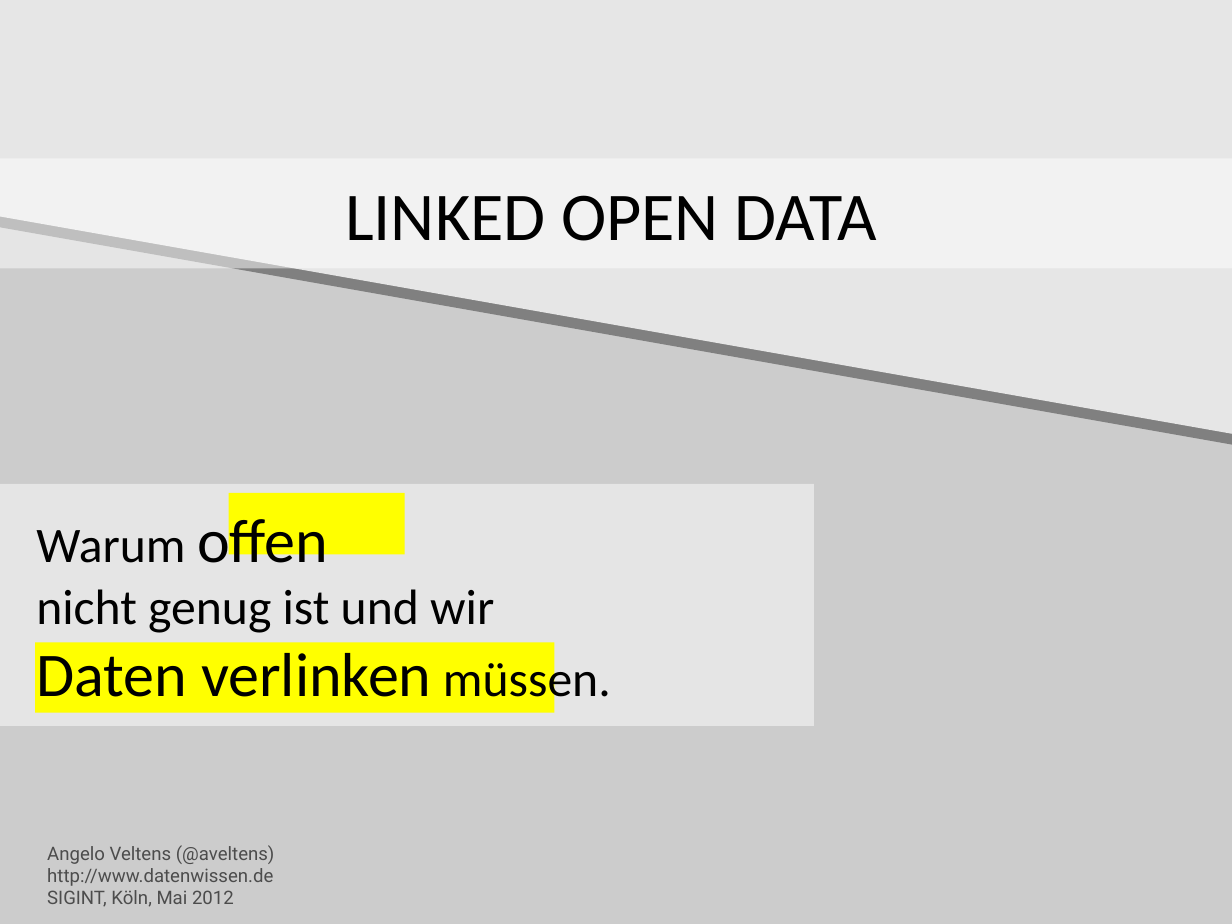
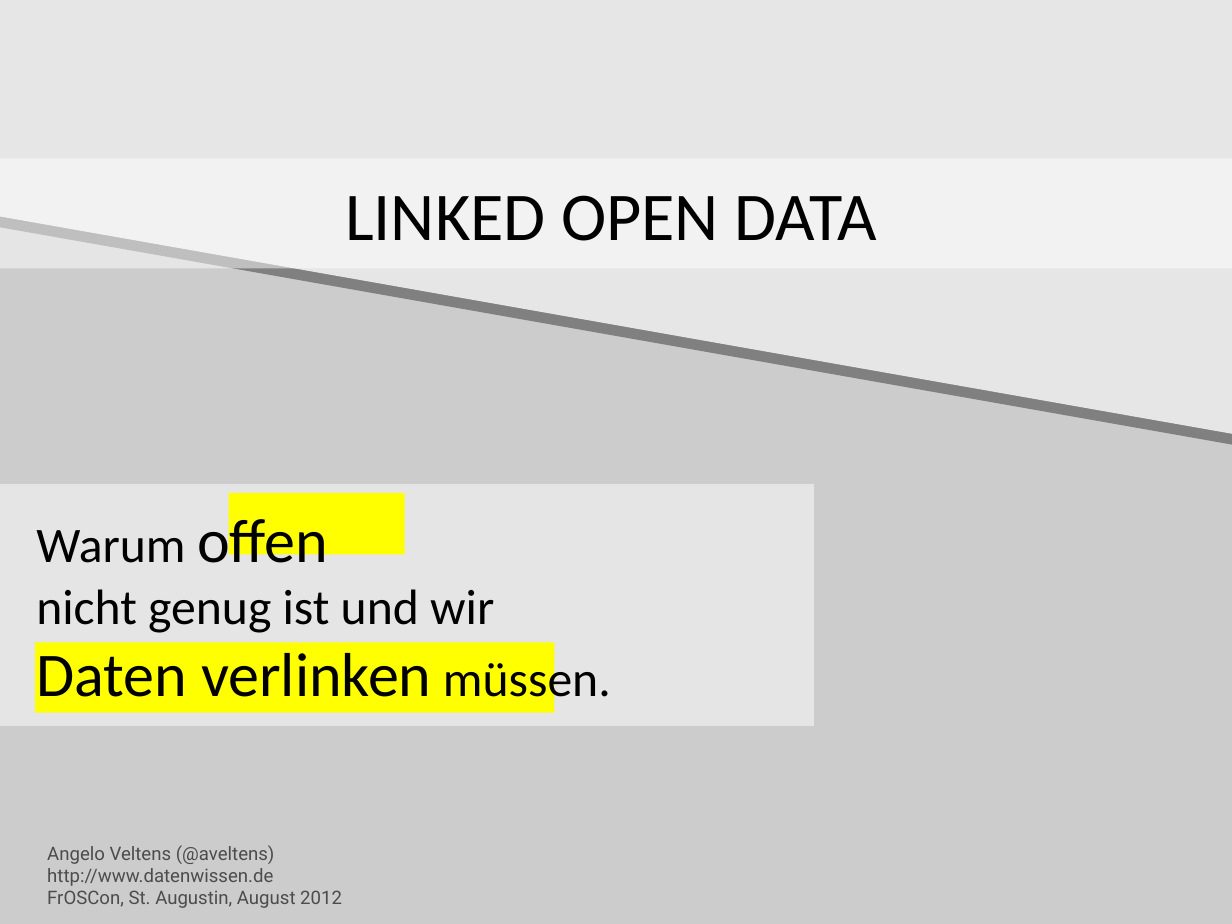
Before and after one commit to angelo-v/presentations, a slide deck: slide 1 of LinkedOpenDataFrOSCon/LinkedOpenDataFrOSCon.odp. Drawn at 1232x924 pixels with LibreOffice and Linux fonts; fonts in the diff are those of the drawing. Boxes give left, top, right and bottom in pixels: in the first picture for what was removed or moved away, otherwise in the second. Text is boxed around its words. In the diff, an @@ line names an element or a change of style, - is before the commit and + after.

```diff
--- a/LinkedOpenDataFrOSCon/LinkedOpenDataFrOSCon.odp
+++ b/LinkedOpenDataFrOSCon/LinkedOpenDataFrOSCon.odp
@@ text at (x1=47, y1=890, x2=342, y2=908): text changed @@
-SIGINT, Köln, Mai 2012
+FrOSCon, St. Augustin, August 2012
```
Also in this commit, not shown: 1 other file.
